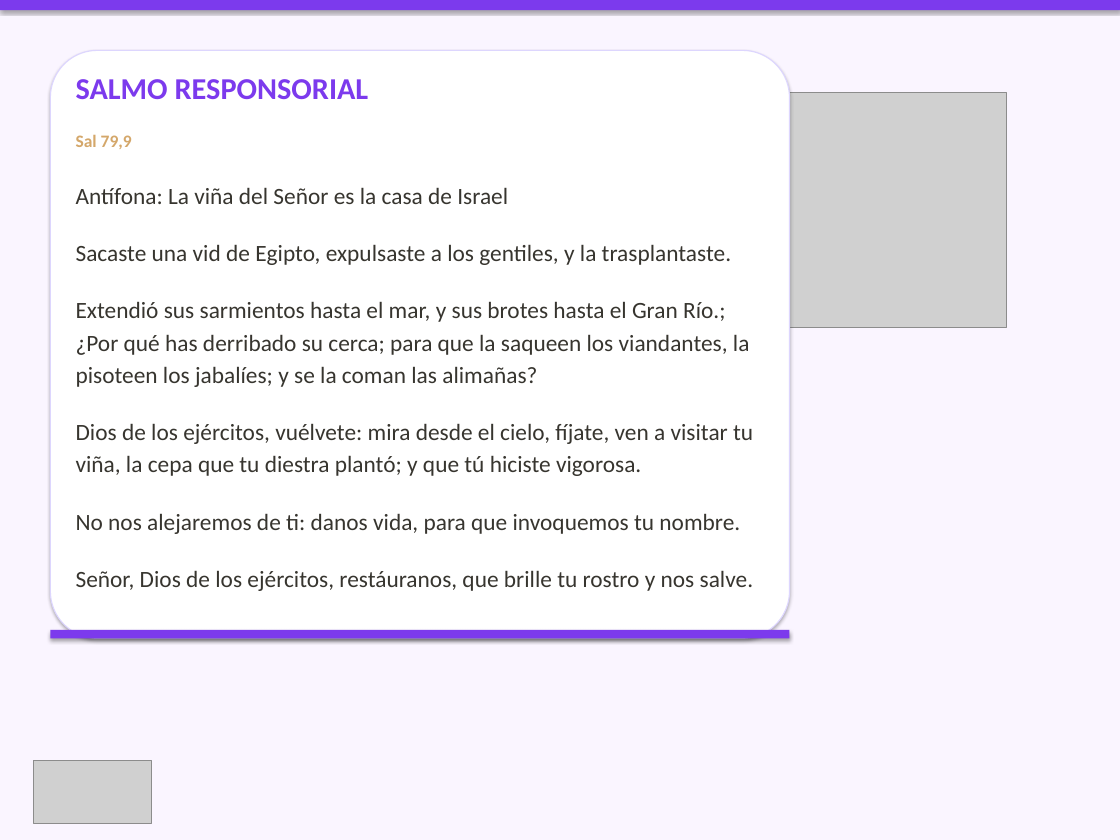
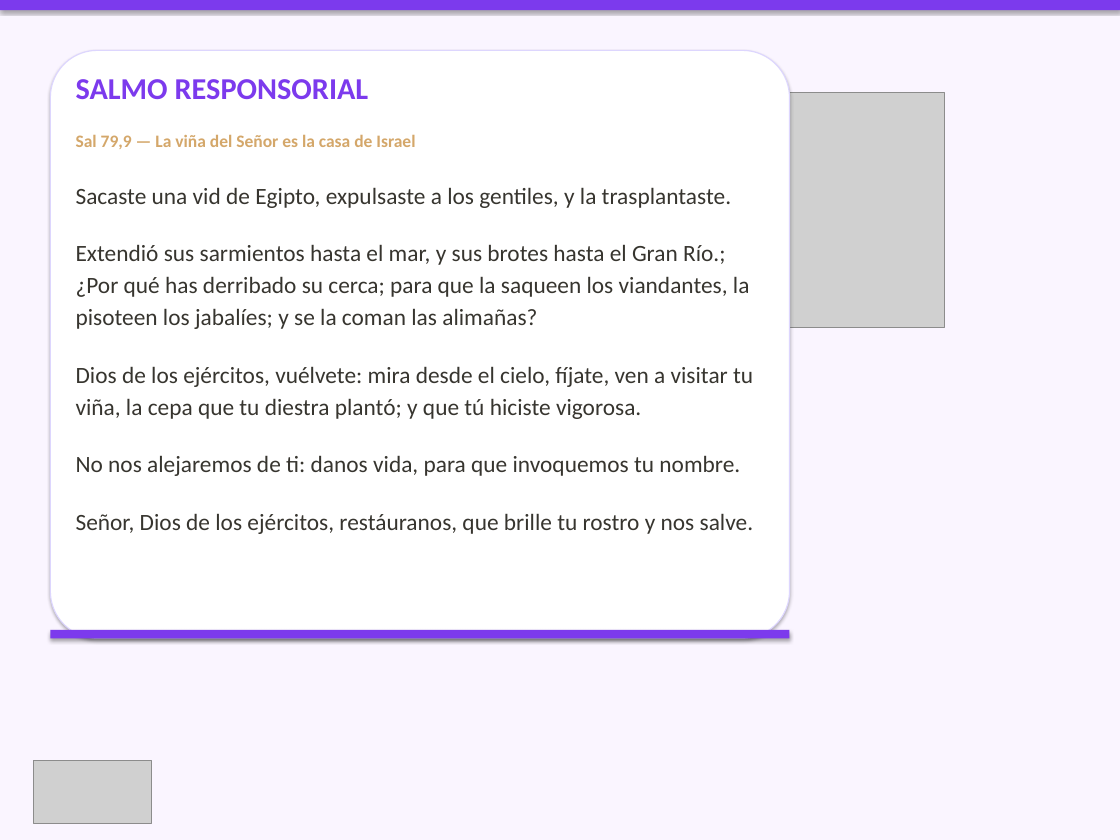
Before and after one commit to CC5M5/CCE-M5, a slide deck: slide 9 of presentaciones/2026-10-04_celebracion.pptx (slide 6 before the commit). Drawn at 1120x840 pixels with LibreOffice and Linux fonts; fonts in the diff are those of the drawing; grey boxes stand for pictures. Boxes give left, top, right and bottom in pixels: in the first picture for what was removed or moved away, otherwise in the second. Text is boxed around its words. In the diff, an @@ line names an element or a change of style, - is before the commit and + after.

```diff
--- a/presentaciones/2026-10-04_celebracion.pptx
+++ b/presentaciones/2026-10-04_celebracion.pptx
@@ picture: place and size @@
-picture at (613, 92, 1007, 328)
+picture at (613, 92, 944, 328)
@@ text at (76, 135, 415, 149): text changed; size 20 to 15 pt; text colour #37352F to #D4A76A; bold on @@
-Sal 79,9
-Antífona: La viña del Señor es la casa de Israel
+Sal 79,9 — La viña del Señor es la casa de Israel
```
Also in this commit, not shown: 17 other slides changed, 12 slides added, 43 other files.
